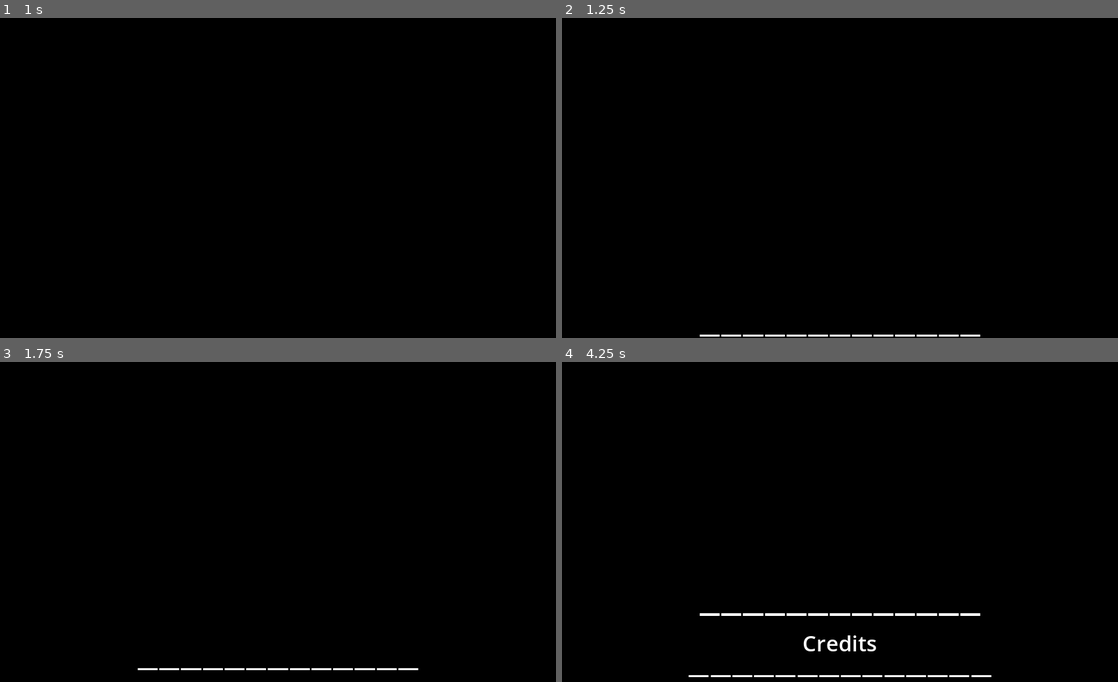
Above: before the commit, frames 1-4 (two rows, left to right).
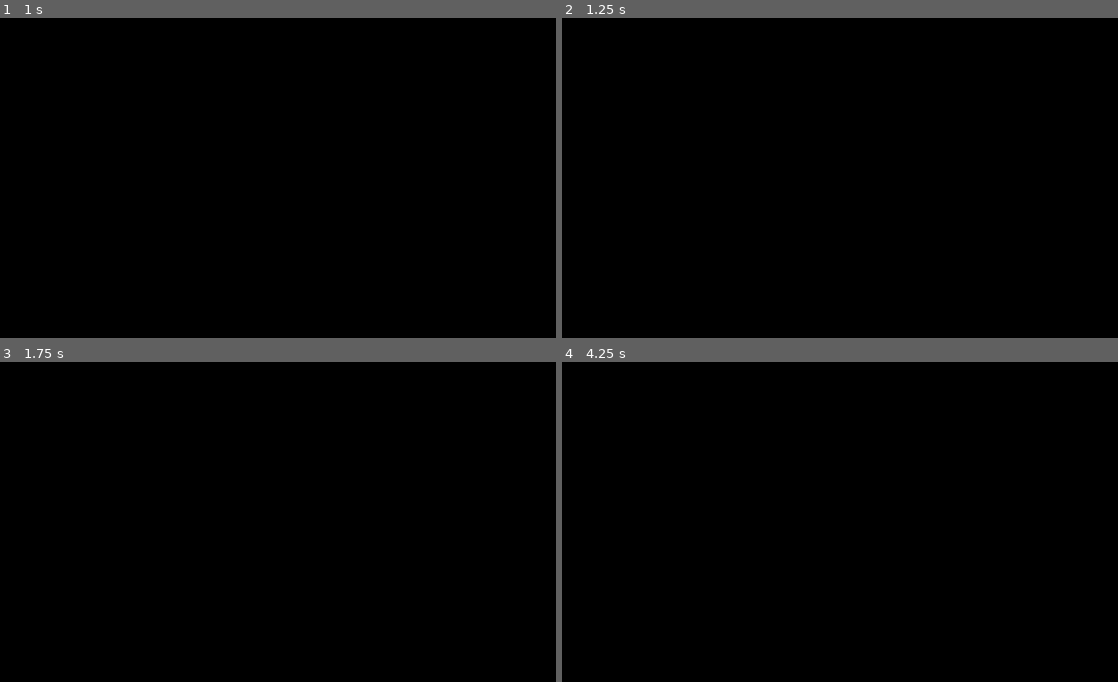
Above: after the commit, the same moments.

Repository: SweetFrontier/RogueScience
Game: Godot game, scene res://Scenes/MainMenu.tscn
Two runs of this game, one before a commit and one after it. Both use one fixed random seed, a clock stepped at 60 frames per second and the inputs below.
Inputs:
- Up to frame 1 (1 s): click "Credits" at 0.5 s
- Up to frame 2 (1.25 s): no input
- Up to frame 3 (1.75 s): tap Enter at 1.25 s; hold D from 1.28 s (still down); tap 0 at 1.35 s; tap Space at 1.52 s
- Up to frame 4 (4.25 s): tap 1 at 2.1 s; tap Space at 2.27, 3.77 s; release D at 2.78 s; hold A 2.78-3.53 s; tap 2 at 2.85 s; hold D from 3.53 s (still down); tap 3 at 3.6 s

Frame 1 is identical in both runs. In frame 2, 0.3% of the frame differs, in the area x 24-76%, y 98-100%; in frame 3, 0.3%; in frame 4, 1.0%, in the area x 22-78%, y 78-99%.

Commit message:
lololololololol

Diff:
--- a/Art/CreditsStuff/NoteFall.gd
+++ b/Art/Credits/NoteFall.gd
@@ -25,7 +25,7 @@
 	elif (!falling):
 		#if already activated to fall then start falling
 		falling = true
-		apply_force(Vector2(2000, 0))
+		apply_impulse(Vector2(400, 0))
 		gravity_scale = 1
 		linear_damp = 1
 	else:
--- a/Art/CreditsStuff/note.tscn
+++ b/Art/Credits/note.tscn
@@ -1,10 +1,10 @@
 [gd_scene load_steps=4 format=3 uid="uid://cifry0akmdkuv"]
 
-[ext_resource type="Script" path="res://Art/CreditsStuff/NoteFall.gd" id="1_tq61x"]
-[ext_resource type="Texture2D" uid="uid://bm7g5rxbtrots" path="res://Art/CreditsStuff/noteup.png" id="2_r2hu3"]
+[ext_resource type="Script" path="res://Art/Credits/NoteFall.gd" id="1_tq61x"]
+[ext_resource type="Texture2D" uid="uid://bm7g5rxbtrots" path="res://Art/Credits/noteup.png" id="2_r2hu3"]
 
 [sub_resource type="RectangleShape2D" id="RectangleShape2D_vgt1e"]
-size = Vector2(22.5368, 60)
+size = Vector2(11.2684, 11)
 
 [node name="Note" type="RigidBody2D"]
 position = Vector2(314, 2303)
@@ -12,17 +12,16 @@
 script = ExtResource("1_tq61x")
 
 [node name="NoteTexture" type="TextureRect" parent="."]
-offset_left = -0.088968
-offset_top = -28.0
-offset_right = 39.911
-offset_bottom = 38.0
+offset_left = -11.0
+offset_top = -58.0
+offset_right = 29.0
+offset_bottom = 8.0
 texture = ExtResource("2_r2hu3")
 stretch_mode = 2
 
 [node name="Area2D" type="Area2D" parent="."]
 
 [node name="CollisionShape2D" type="CollisionShape2D" parent="Area2D"]
-position = Vector2(10.7316, 7)
 shape = SubResource("RectangleShape2D_vgt1e")
 
 [connection signal="area_entered" from="Area2D" to="." method="_on_area_2d_area_entered"]
--- a/Art/SpriteFrames/fellaAnims.tres
+++ b/Art/SpriteFrames/fellaAnims.tres
@@ -1,7 +1,7 @@
 [gd_resource type="SpriteFrames" load_steps=22 format=3 uid="uid://uoxtfmfhh7ft"]
 
 [ext_resource type="Texture2D" uid="uid://cudx8wpx2gmkj" path="res://Art/FellaSheet.png" id="1_hir8l"]
-[ext_resource type="Texture2D" uid="uid://bf58iq3vhvxue" path="res://Art/CreditsStuff/FellaSheet.png" id="2_jvwc3"]
+[ext_resource type="Texture2D" uid="uid://bf58iq3vhvxue" path="res://Art/Credits/FellaSheet.png" id="2_jvwc3"]
 
 [sub_resource type="AtlasTexture" id="AtlasTexture_4q1fs"]
 atlas = ExtResource("1_hir8l")
--- a/Scenes/Main.tscn
+++ b/Scenes/Main.tscn
@@ -26,7 +26,9 @@
 
 [node name="AudioStreamPlayer" type="AudioStreamPlayer" parent="."]
 stream = ExtResource("3_mfq2v")
+volume_db = -7.0
 autoplay = true
+bus = &"Music"
 
 [node name="PauseMenu" parent="." instance=ExtResource("4_tnt1f")]
 metadata/_edit_use_anchors_ = true
--- a/Scenes/MainMenu.tscn
+++ b/Scenes/MainMenu.tscn
@@ -35,6 +35,7 @@
 [node name="AudioStreamPlayer" type="AudioStreamPlayer" parent="."]
 stream = ExtResource("2_rji3i")
 autoplay = true
+bus = &"Music"
 
 [connection signal="pressed" from="VBoxContainer/StartButton" to="." method="_on_start_button_pressed"]
 [connection signal="pressed" from="VBoxContainer/CreditsButton" to="." method="_on_credits_button_pressed"]
--- a/Scenes/credits.tscn
+++ b/Scenes/credits.tscn
@@ -1,17 +1,19 @@
-[gd_scene load_steps=22 format=3 uid="uid://br4kocrocpr04"]
+[gd_scene load_steps=24 format=3 uid="uid://br4kocrocpr04"]
 
 [ext_resource type="Script" path="res://Scripts/Credits.gd" id="1_0voui"]
 [ext_resource type="AudioStream" uid="uid://bcap6qswalpw8" path="res://Sounds/Music/credits.ogg" id="2_8lwlx"]
-[ext_resource type="Texture2D" uid="uid://lsix3ue1s8oo" path="res://Art/CreditsStuff/joey.png" id="2_liwnl"]
-[ext_resource type="Texture2D" uid="uid://ciay6lf4lhshu" path="res://Art/CreditsStuff/fellaCredits.png" id="2_t74gm"]
-[ext_resource type="Script" path="res://Art/CreditsStuff/CreditsActivation.gd" id="3_d5cc3"]
+[ext_resource type="Texture2D" uid="uid://lsix3ue1s8oo" path="res://Art/Credits/joey.png" id="2_liwnl"]
+[ext_resource type="Texture2D" uid="uid://ciay6lf4lhshu" path="res://Art/Credits/fellaCredits.png" id="2_t74gm"]
+[ext_resource type="Script" path="res://Art/Credits/CreditsActivation.gd" id="3_d5cc3"]
 [ext_resource type="SpriteFrames" uid="uid://uoxtfmfhh7ft" path="res://Art/SpriteFrames/fellaAnims.tres" id="3_wsusb"]
-[ext_resource type="Texture2D" uid="uid://bc2hd4bai5u6y" path="res://Art/CreditsStuff/biteyfellasheet.png" id="5_5xpm1"]
-[ext_resource type="Script" path="res://Art/CreditsStuff/AnimatedFella2.gd" id="6_w5kul"]
-[ext_resource type="PackedScene" uid="uid://cifry0akmdkuv" path="res://Art/CreditsStuff/note.tscn" id="7_1sndo"]
-[ext_resource type="Texture2D" uid="uid://c570ue86suctl" path="res://Art/CreditsStuff/musicsheet.png" id="8_iwybx"]
+[ext_resource type="Texture2D" uid="uid://bnug4556eecrk" path="res://Art/Credits/syringe.png" id="4_g2ve2"]
+[ext_resource type="Texture2D" uid="uid://bc2hd4bai5u6y" path="res://Art/Credits/biteyfellasheet.png" id="5_5xpm1"]
+[ext_resource type="Texture2D" uid="uid://bloxo7d2cbfr" path="res://Art/Credits/bottle.png" id="5_qlkaa"]
+[ext_resource type="Script" path="res://Art/Credits/AnimatedFella2.gd" id="6_w5kul"]
+[ext_resource type="PackedScene" uid="uid://cifry0akmdkuv" path="res://Art/Credits/note.tscn" id="7_1sndo"]
+[ext_resource type="Texture2D" uid="uid://c570ue86suctl" path="res://Art/Credits/musicsheet.png" id="8_iwybx"]
 [ext_resource type="Texture2D" uid="uid://vrgbmurtm5pg" path="res://Art/Spritesheets/initial_tileset.png" id="8_kaac5"]
-[ext_resource type="Texture2D" uid="uid://bvhw1f36m3e1t" path="res://Art/CreditsStuff/Smit.png" id="9_x536s"]
+[ext_resource type="Texture2D" uid="uid://bvhw1f36m3e1t" path="res://Art/Credits/Smit.png" id="9_x536s"]
 
 [sub_resource type="RectangleShape2D" id="RectangleShape2D_h1bf6"]
 size = Vector2(78.6335, 67.0834)
@@ -237,6 +239,22 @@
 texture = ExtResource("2_t74gm")
 stretch_mode = 2
 
+[node name="FellaConceptArt2" type="TextureRect" parent="ActualCredits"]
+offset_left = 845.0
+offset_top = 1005.0
+offset_right = 995.0
+offset_bottom = 1161.0
+texture = ExtResource("4_g2ve2")
+stretch_mode = 2
+
+[node name="FellaConceptArt3" type="TextureRect" parent="ActualCredits"]
+offset_left = 833.0
+offset_top = 1163.0
+offset_right = 983.0
+offset_bottom = 1319.0
+texture = ExtResource("5_qlkaa")
+stretch_mode = 2
+
 [node name="AnimatedFella" type="AnimatedSprite2D" parent="ActualCredits"]
 position = Vector2(-371, 1893)
 scale = Vector2(3.5, 3.5)
@@ -271,13 +289,19 @@
 [node name="Notes" type="Node" parent="ActualCredits"]
 
 [node name="Note" parent="ActualCredits/Notes" instance=ExtResource("7_1sndo")]
-position = Vector2(320, 2303)
+position = Vector2(202, 2321)
+
+[node name="Note2" parent="ActualCredits/Notes" instance=ExtResource("7_1sndo")]
+position = Vector2(267, 2309)
 
 [node name="Note3" parent="ActualCredits/Notes" instance=ExtResource("7_1sndo")]
-position = Vector2(261, 2343)
+position = Vector2(331, 2300)
 
 [node name="Note4" parent="ActualCredits/Notes" instance=ExtResource("7_1sndo")]
-position = Vector2(381, 2292)
+position = Vector2(404, 2308)
+
+[node name="Note5" parent="ActualCredits/Notes" instance=ExtResource("7_1sndo")]
+position = Vector2(481, 2321)
 
 [node name="AnimatedFella2" type="Sprite2D" parent="ActualCredits"]
 position = Vector2(-181, 2306)
@@ -303,7 +327,6 @@
 
 [node name="CollisionShape2D" type="CollisionShape2D" parent="ActualCredits/AnimatedFella2/demusicdestroyer"]
 position = Vector2(4.31373, 0.980408)
-scale = Vector2(1, 1)
 shape = SubResource("RectangleShape2D_lrmbv")
 
 [node name="joey" type="TextureRect" parent="ActualCredits"]
@@ -322,6 +345,7 @@
 expand_mode = 2
 
 [node name="CreditsText" type="RichTextLabel" parent="ActualCredits"]
+visible = false
 offset_top = 652.0
 offset_right = 1280.0
 offset_bottom = 3696.0
@@ -383,6 +407,7 @@
 [node name="AudioStreamPlayer" type="AudioStreamPlayer" parent="."]
 stream = ExtResource("2_8lwlx")
 autoplay = true
+bus = &"Music"
 
 [connection signal="area_entered" from="ActualCredits/AnimatedFella/Area2D" to="ActualCredits/AnimatedFella" method="_on_area_2d_area_entered"]
 [connection signal="area_entered" from="ActualCredits/AnimatedFella2/Area2D" to="ActualCredits/AnimatedFella2" method="_on_area_2d_area_entered"]
--- a/Scripts/Credits.gd
+++ b/Scripts/Credits.gd
@@ -9,5 +9,5 @@
 # Called every frame. 'delta' is the elapsed time since the previous frame.
 func _process(delta):
 	position.y += delta*50
-	if (position.y < -3450):
-		get_tree().change_scene_to_file("res://Scenes/Main.tscn")
+	if (position.y > 3450):
+		get_tree().change_scene_to_file("res://Scenes/MainMenu.tscn")
--- a/default_bus_layout.tres
+++ b/default_bus_layout.tres
@@ -1,9 +1,15 @@
 [gd_resource type="AudioBusLayout" format=3 uid="uid://jc4afn7m5l7p"]
 
 [resource]
-bus/1/name = &"Sounds"
+bus/1/name = &"Sound Effects"
 bus/1/solo = false
 bus/1/mute = false
 bus/1/bypass_fx = false
 bus/1/volume_db = 0.0
 bus/1/send = &"Master"
+bus/2/name = &"Music"
+bus/2/solo = false
+bus/2/mute = false
+bus/2/bypass_fx = false
+bus/2/volume_db = 0.0
+bus/2/send = &"Master"
Renamed: Art/CreditsStuff/AnimatedFella2.gd -> Art/Credits/AnimatedFella2.gd
Renamed: Art/CreditsStuff/CreditsActivation.gd -> Art/Credits/CreditsActivation.gd
Renamed: Art/CreditsStuff/FellaSheet.png -> Art/Credits/FellaSheet.png
Not shown, changed: Art/Credits/FellaSheet.png.import
Renamed: Art/CreditsStuff/LiberationSans-Bold.ttf -> Art/Credits/LiberationSans-Bold.ttf
Not shown, changed: Art/Credits/LiberationSans-Bold.ttf.import
Renamed: Art/CreditsStuff/Smit.png -> Art/Credits/Smit.png
Not shown, added: Art/Credits/Smit.png.import
Renamed: Art/CreditsStuff/biteyfellasheet.png -> Art/Credits/biteyfellasheet.png
Not shown, added: Art/Credits/biteyfellasheet.png.import
Binary file added: Art/Credits/bottle.png
Not shown, changed: Art/Credits/bottle.png.import
(and 13 more such lines)
